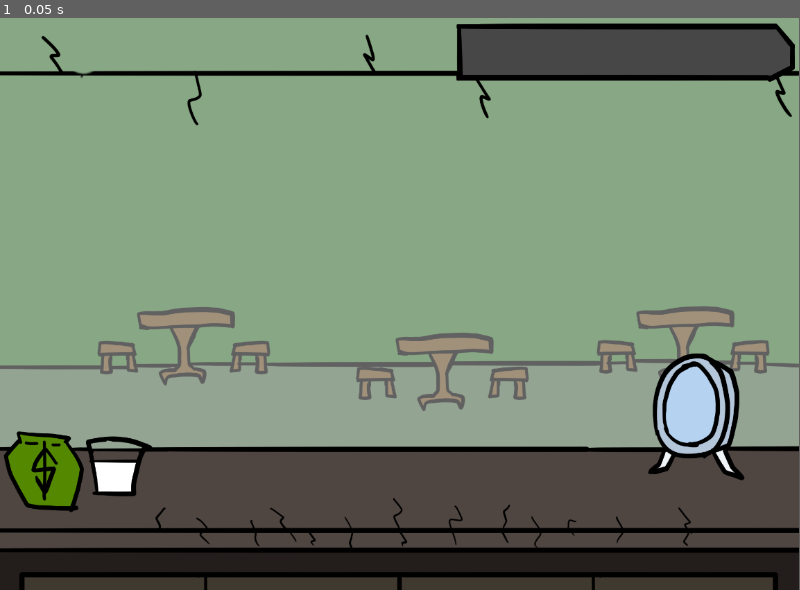
Above: before the commit, frame 1.
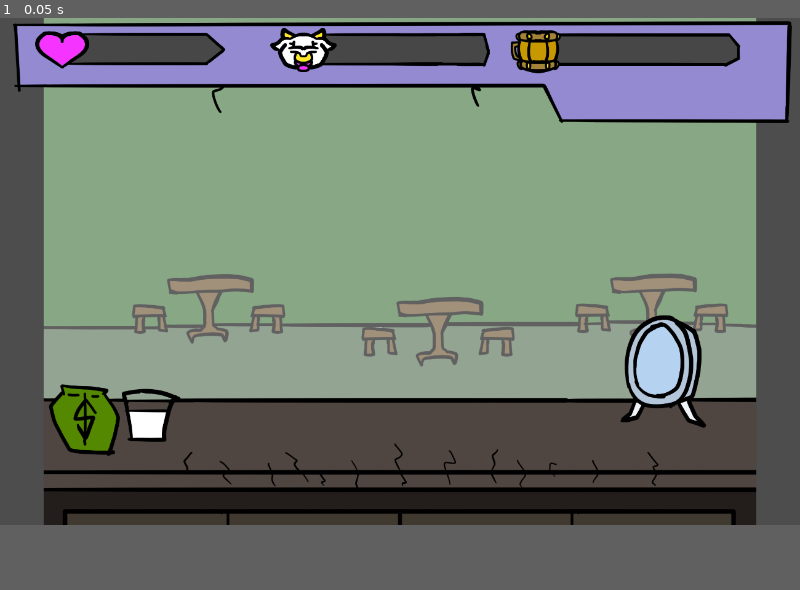
Above: after the commit, the same moment.

Repository: Yellowscar/MilkFloodV1
Game: Godot game, scene res://MainScene.tscn
Same seed, same stepped clock (60 frames per second), same inputs: the game is played once before the commit and once after it.
Inputs:
- Up to frame 1 (0.05 s): no input
In our replay, the window is 799x572 before the commit and 800x507 after it. These sizes can differ from the game's own. Grey fills any space a smaller window leaves; there, only what the larger window draws over its background counts as a difference.

The runs differ from the first frame. In frame 1, 47% of the frame differs, in the area x 0-100%, y 0-100%.

Commit message:
Added more assets and put together the basic hud
Will have to widen the background/foreground a bit to match with the camera. But that will not be difficult.

Diff:
--- a/milk-flood-v-1/ProtoScene.tscn
+++ b/milk-flood-v-1/ProtoScene.tscn
@@ -1,70 +1,172 @@
-[gd_scene load_steps=9 format=3 uid="uid://3y3xrgxifxd3"]
+[gd_scene load_steps=24 format=3 uid="uid://3y3xrgxifxd3"]
 
 [ext_resource type="Texture2D" uid="uid://dgqr8n5xhvhwl" path="res://Yellow Resources/Bar Sprites/A) Drink Progress Bar Border.png" id="1_ppodn"]
 [ext_resource type="Texture2D" uid="uid://qtuur1tuwy4n" path="res://Yellow Resources/Bar Sprites/B) Drink Progress Bar BestMilk.png" id="2_tksw0"]
 [ext_resource type="Texture2D" uid="uid://divf1874cummv" path="res://Yellow Resources/Bar Sprites/B) Drink Progress Bar Grey.png" id="2_tvyl3"]
+[ext_resource type="Texture2D" uid="uid://b41iw01uy422l" path="res://Yellow Resources/Player and UI Sprites/UI Border MilkFlood.png" id="2_yxmdy"]
 [ext_resource type="Script" uid="uid://np66p4yeti2o" path="res://DrinkBarScript.gd" id="3_fxxjl"]
 [ext_resource type="Texture2D" uid="uid://v3r4q4aylomo" path="res://Yellow Resources/Bar Sprites/B) Drink Progress Bar Milk.png" id="4_ausb0"]
 [ext_resource type="Texture2D" uid="uid://c7beh20mso2s1" path="res://Yellow Resources/Bar Sprites/B) Drink Progress Bar Beer.png" id="5_tvyl3"]
 [ext_resource type="Texture2D" uid="uid://cro1u2w7w3i57" path="res://Yellow Resources/Bar Sprites/B) Drink Progress Bar Rootbeer.png" id="6_wh3a7"]
 [ext_resource type="Texture2D" uid="uid://bkvb6xxw63rsy" path="res://Yellow Resources/Bar Sprites/B) Drink Progress Bar Water.png" id="7_i2ayp"]
+[ext_resource type="Texture2D" uid="uid://c00vp5w5gneot" path="res://Yellow Resources/Bar Sprites/D) Milk Flood Stim Bar Grey.png" id="9_ikp1b"]
+[ext_resource type="Texture2D" uid="uid://bpqv8a5cln2yd" path="res://Yellow Resources/Player and UI Sprites/Milk Flood DrinkMug.png" id="10_3xswp"]
+[ext_resource type="Texture2D" uid="uid://co6o5wnlu2ymj" path="res://Yellow Resources/Bar Sprites/D) Milk Flood Stim Bar Border.png" id="10_ftahq"]
+[ext_resource type="Texture2D" uid="uid://cn3v3if440q2e" path="res://Yellow Resources/Bar Sprites/D) Milk Flood Stim Bar Pink.png" id="11_0oloa"]
+[ext_resource type="Texture2D" uid="uid://syw5axxf8qdo" path="res://Yellow Resources/Bar Sprites/Milk Flood PlayerMilkBar Grey.png" id="12_gbuyx"]
+[ext_resource type="Texture2D" uid="uid://frb86l0f0nq3" path="res://Yellow Resources/Player and UI Sprites/Heart Icon.png" id="13_hspkb"]
+[ext_resource type="Texture2D" uid="uid://cdhu866mc7eku" path="res://Yellow Resources/Bar Sprites/Milk Flood PlayerMilkBar Border.png" id="13_yxmdy"]
+[ext_resource type="Texture2D" uid="uid://r07x8hwtns7c" path="res://Yellow Resources/Bar Sprites/Milk Flood PlayerMilkBar Milk.png" id="14_6bg8d"]
+[ext_resource type="Texture2D" uid="uid://b7hwxrvb1367n" path="res://Yellow Resources/Player and UI Sprites/Cow Icon0001.png" id="17_3xswp"]
+[ext_resource type="Texture2D" uid="uid://dkyi3ttwrmod" path="res://Yellow Resources/Player and UI Sprites/Cow Icon0002.png" id="18_52856"]
+[ext_resource type="Texture2D" uid="uid://moith0si886w" path="res://Yellow Resources/Player and UI Sprites/Cow Icon0003.png" id="19_qvqy8"]
+
+[sub_resource type="SpriteFrames" id="SpriteFrames_52856"]
+animations = [{
+"frames": [{
+"duration": 1.0,
+"texture": ExtResource("10_3xswp")
+}],
+"loop": true,
+"name": &"default",
+"speed": 5.0
+}]
+
+[sub_resource type="SpriteFrames" id="SpriteFrames_qvqy8"]
+animations = [{
+"frames": [{
+"duration": 1.0,
+"texture": ExtResource("13_hspkb")
+}],
+"loop": true,
+"name": &"Idle",
+"speed": 5.0
+}]
+
+[sub_resource type="SpriteFrames" id="SpriteFrames_xnxqh"]
+animations = [{
+"frames": [{
+"duration": 0.5,
+"texture": ExtResource("17_3xswp")
+}, {
+"duration": 0.5,
+"texture": ExtResource("18_52856")
+}, {
+"duration": 0.5,
+"texture": ExtResource("19_qvqy8")
+}, {
+"duration": 0.5,
+"texture": ExtResource("18_52856")
+}],
+"loop": true,
+"name": &"Bounce",
+"speed": 5.0
+}, {
+"frames": [{
+"duration": 1.0,
+"texture": ExtResource("17_3xswp")
+}],
+"loop": true,
+"name": &"Idle",
+"speed": 5.0
+}]
 
 [node name="Node2D" type="Node2D"]
+position = Vector2(-26, 18)
 
 [node name="CanvasLayer" type="CanvasLayer" parent="."]
 unique_name_in_owner = true
 
-[node name="Node" type="Node2D" parent="CanvasLayer"]
-scale = Vector2(0.835, 0.835)
+[node name="BarManager" type="Node2D" parent="CanvasLayer"]
+position = Vector2(270.00003, 24)
+scale = Vector2(0.5396964, 0.5396964)
 script = ExtResource("3_fxxjl")
 
-[node name="WaterBar" type="TextureProgressBar" parent="CanvasLayer/Node"]
+[node name="Bar Border" type="Sprite2D" parent="CanvasLayer/BarManager"]
+position = Vector2(711.5111, 118.58519)
+scale = Vector2(1.1792189, 0.9182808)
+texture = ExtResource("2_yxmdy")
+
+[node name="WaterBar" type="TextureProgressBar" parent="CanvasLayer/BarManager"]
 unique_name_in_owner = true
-offset_left = 788.0239
-offset_top = 9.580839
-offset_right = 1373.0239
-offset_bottom = 109.58084
+offset_left = 1143.2354
+offset_top = 1.8528943
+offset_right = 1728.2354
+offset_bottom = 101.8529
 rounded = true
 texture_under = ExtResource("2_tvyl3")
 texture_over = ExtResource("1_ppodn")
 texture_progress = ExtResource("7_i2ayp")
 
-[node name="RootBeerBar" type="TextureProgressBar" parent="CanvasLayer/Node"]
+[node name="RootBeerBar" type="TextureProgressBar" parent="CanvasLayer/BarManager"]
 unique_name_in_owner = true
-offset_left = 788.02386
-offset_top = 9.580839
-offset_right = 1373.0239
-offset_bottom = 109.58084
+offset_left = 1143.2351
+offset_top = 1.8528943
+offset_right = 1728.2351
+offset_bottom = 101.8529
 rounded = true
 texture_over = ExtResource("1_ppodn")
 texture_progress = ExtResource("6_wh3a7")
 
-[node name="BeerBar" type="TextureProgressBar" parent="CanvasLayer/Node"]
+[node name="BeerBar" type="TextureProgressBar" parent="CanvasLayer/BarManager"]
 unique_name_in_owner = true
-offset_left = 788.0239
-offset_top = 9.580839
-offset_right = 1373.0239
-offset_bottom = 109.58084
+offset_left = 1143.2354
+offset_top = 1.8528943
+offset_right = 1728.2354
+offset_bottom = 101.8529
 rounded = true
 texture_over = ExtResource("1_ppodn")
 texture_progress = ExtResource("5_tvyl3")
 
-[node name="DrinkMilkBar" type="TextureProgressBar" parent="CanvasLayer/Node"]
+[node name="DrinkMilkBar" type="TextureProgressBar" parent="CanvasLayer/BarManager"]
 unique_name_in_owner = true
-offset_left = 788.0239
-offset_top = 9.580839
-offset_right = 1373.0239
-offset_bottom = 109.58084
+offset_left = 1143.2354
+offset_top = 1.8528943
+offset_right = 1728.2354
+offset_bottom = 101.8529
 rounded = true
 texture_over = ExtResource("1_ppodn")
 texture_progress = ExtResource("4_ausb0")
 
-[node name="BestMilkBar" type="TextureProgressBar" parent="CanvasLayer/Node"]
+[node name="BestMilkBar" type="TextureProgressBar" parent="CanvasLayer/BarManager"]
 unique_name_in_owner = true
-offset_left = 788.0239
-offset_top = 9.580839
-offset_right = 1373.0239
-offset_bottom = 109.58084
+offset_left = 1143.2354
+offset_top = 1.8528943
+offset_right = 1728.2354
+offset_bottom = 101.8529
 rounded = true
 texture_over = ExtResource("1_ppodn")
 texture_progress = ExtResource("2_tksw0")
+
+[node name="Sprite2D" type="AnimatedSprite2D" parent="CanvasLayer/BarManager"]
+position = Vector2(1113.589, 57.439705)
+sprite_frames = SubResource("SpriteFrames_52856")
+
+[node name="Stimbar" type="TextureProgressBar" parent="CanvasLayer/BarManager"]
+offset_left = -297.16626
+offset_top = 0.45095444
+offset_right = 177.83374
+offset_bottom = 98.45096
+texture_under = ExtResource("9_ikp1b")
+texture_over = ExtResource("10_ftahq")
+texture_progress = ExtResource("11_0oloa")
+
+[node name="Sprite2D" type="AnimatedSprite2D" parent="CanvasLayer/BarManager/Stimbar"]
+position = Vector2(-15.972839, 51.430054)
+scale = Vector2(1.1792191, 0.9182809)
+sprite_frames = SubResource("SpriteFrames_qvqy8")
+animation = &"Idle"
+
+[node name="PlayerMilkBar" type="TextureProgressBar" parent="CanvasLayer/BarManager"]
+offset_left = 429.8714
+offset_right = 974.8714
+offset_bottom = 102.0
+texture_under = ExtResource("12_gbuyx")
+texture_over = ExtResource("13_yxmdy")
+texture_progress = ExtResource("14_6bg8d")
+
+[node name="AnimatedSprite2D" type="AnimatedSprite2D" parent="CanvasLayer/BarManager/PlayerMilkBar"]
+position = Vector2(-16.676212, 51.881023)
+sprite_frames = SubResource("SpriteFrames_xnxqh")
+animation = &"Idle"
+frame_progress = 0.25990984
--- a/milk-flood-v-1/project.godot
+++ b/milk-flood-v-1/project.godot
@@ -17,6 +17,7 @@
 
 [display]
 
+window/size/viewport_width=1300
 window/size/viewport_height=825
 
 [rendering]
Binary file added: milk-flood-v-1/Yellow Resources/Bar Sprites/D) Milk Flood Stim Bar Border.png
Not shown, added: milk-flood-v-1/Yellow Resources/Bar Sprites/D) Milk Flood Stim Bar Border.png.import
Binary file added: milk-flood-v-1/Yellow Resources/Bar Sprites/D) Milk Flood Stim Bar Grey.png
Not shown, added: milk-flood-v-1/Yellow Resources/Bar Sprites/D) Milk Flood Stim Bar Grey.png.import
Binary file added: milk-flood-v-1/Yellow Resources/Bar Sprites/D) Milk Flood Stim Bar Pink.png
Not shown, added: milk-flood-v-1/Yellow Resources/Bar Sprites/D) Milk Flood Stim Bar Pink.png.import
Binary file added: milk-flood-v-1/Yellow Resources/Bar Sprites/Milk Flood PlayerMilkBar Border.png
Not shown, added: milk-flood-v-1/Yellow Resources/Bar Sprites/Milk Flood PlayerMilkBar Border.png.import
Binary file added: milk-flood-v-1/Yellow Resources/Bar Sprites/Milk Flood PlayerMilkBar Grey.png
Not shown, added: milk-flood-v-1/Yellow Resources/Bar Sprites/Milk Flood PlayerMilkBar Grey.png.import
Binary file added: milk-flood-v-1/Yellow Resources/Bar Sprites/Milk Flood PlayerMilkBar Milk.png
Not shown, added: milk-flood-v-1/Yellow Resources/Bar Sprites/Milk Flood PlayerMilkBar Milk.png.import
(and 2 more such lines)
